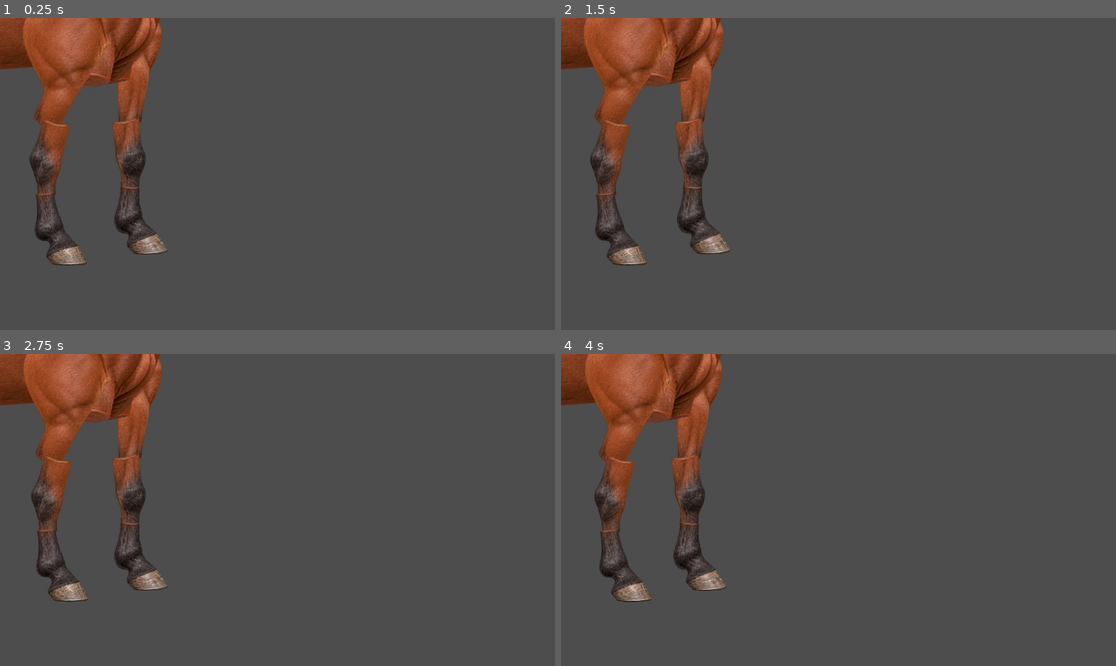
Above: before the commit, frames 1-4 (two rows, left to right).
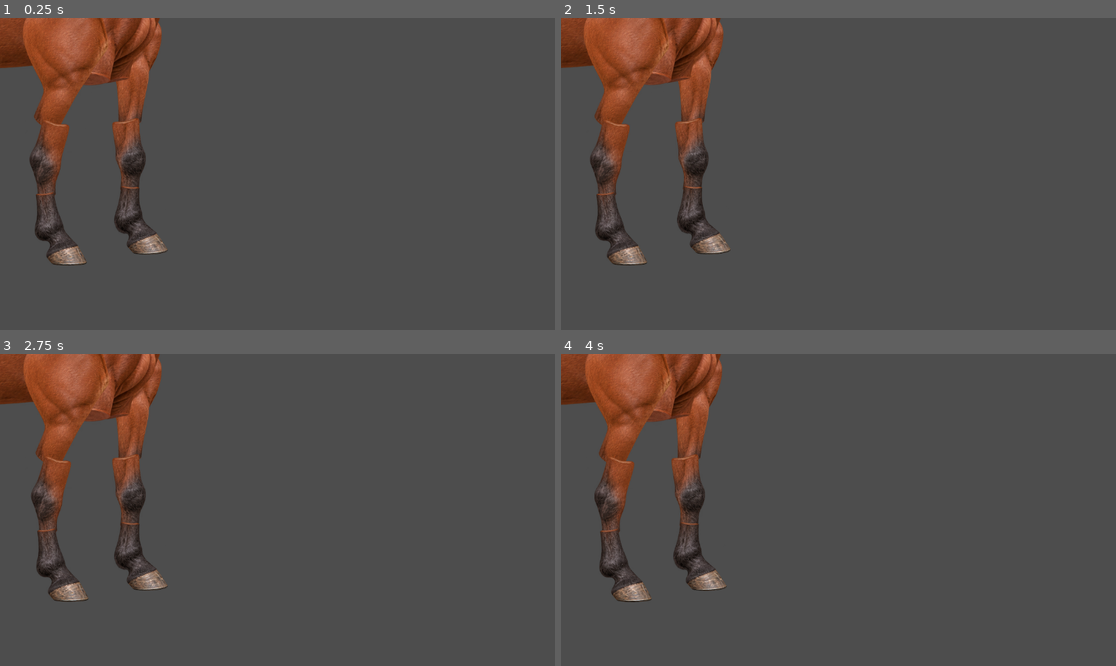
Above: after the commit, the same moments.

Repository: marceldubrig-hash/Pferd-und-Steve
Game: Godot game, scene res://scenes/horse_cutout_rig.tscn
Two runs of this game, one before a commit and one after it. Both use one fixed random seed, a clock stepped at 60 frames per second and the inputs below. This scene is started directly instead of the project's main scene.
Inputs (mouse positions are in pixels of both pictures, inside the frame that each line leads up to):
- Up to frame 1 (0.25 s): no input
- Up to frame 2 (1.5 s): move the mouse to (960, 158) at 0.52 s; click (960, 158) at 0.67 s; drag from (727, 189) to (810, 236) at 1.27 s
- Up to frame 3 (2.75 s): move the mouse to (333, 441) at 2.02 s; click (333, 441) at 2.17 s
- Up to frame 4 (4 s): drag from (810, 572) to (672, 463) at 2.77 s; move the mouse to (1005, 556) at 3.52 s; click (1005, 556) at 3.67 s

The runs differ from the first frame. In frame 1, 0.2% of the frame differs, in the area x 0-29%, y 0-22%; in frame 2, 0.2%; in frame 3, 0.1%; in frame 4, less than 0.1%.

Commit message:
Add subtle torso bob to walk test

Diff:
--- a/scenes/horse_cutout_rig.tscn
+++ b/scenes/horse_cutout_rig.tscn
@@ -304,6 +304,42 @@
 "update": 0,
 "values": [0.0]
 }
+tracks/12/type = "value"
+tracks/12/imported = false
+tracks/12/enabled = true
+tracks/12/path = NodePath("Body:position")
+tracks/12/interp = 1
+tracks/12/loop_wrap = true
+tracks/12/keys = {
+"times": PackedFloat32Array(0),
+"transitions": PackedFloat32Array(1),
+"update": 0,
+"values": [Vector2(-76.5412, -101.756)]
+}
+tracks/13/type = "value"
+tracks/13/imported = false
+tracks/13/enabled = true
+tracks/13/path = NodePath("HeadPivot:position")
+tracks/13/interp = 1
+tracks/13/loop_wrap = true
+tracks/13/keys = {
+"times": PackedFloat32Array(0),
+"transitions": PackedFloat32Array(1),
+"update": 0,
+"values": [Vector2(321.171, -194.253)]
+}
+tracks/14/type = "value"
+tracks/14/imported = false
+tracks/14/enabled = true
+tracks/14/path = NodePath("TailPivot:position")
+tracks/14/interp = 1
+tracks/14/loop_wrap = true
+tracks/14/keys = {
+"times": PackedFloat32Array(0),
+"transitions": PackedFloat32Array(1),
+"update": 0,
+"values": [Vector2(-449, -198)]
+}
 
 [sub_resource type="Animation" id="Animation_walk_test"]
 resource_name = "walk_test"
@@ -453,6 +489,42 @@
 "update": 0,
 "values": [0.0, -0.0349066, 0.0, 0.0523599, 0.0]
 }
+tracks/12/type = "value"
+tracks/12/imported = false
+tracks/12/enabled = true
+tracks/12/path = NodePath("Body:position")
+tracks/12/interp = 1
+tracks/12/loop_wrap = true
+tracks/12/keys = {
+"times": PackedFloat32Array(0, 0.3, 0.6, 0.9, 1.2),
+"transitions": PackedFloat32Array(1, 1, 1, 1, 1),
+"update": 0,
+"values": [Vector2(-76.5412, -101.756), Vector2(-76.5412, -104.756), Vector2(-76.5412, -99.756), Vector2(-76.5412, -103.756), Vector2(-76.5412, -101.756)]
+}
+tracks/13/type = "value"
+tracks/13/imported = false
+tracks/13/enabled = true
+tracks/13/path = NodePath("HeadPivot:position")
+tracks/13/interp = 1
+tracks/13/loop_wrap = true
+tracks/13/keys = {
+"times": PackedFloat32Array(0, 0.3, 0.6, 0.9, 1.2),
+"transitions": PackedFloat32Array(1, 1, 1, 1, 1),
+"update": 0,
+"values": [Vector2(321.171, -194.253), Vector2(321.171, -197.253), Vector2(321.171, -192.253), Vector2(321.171, -196.253), Vector2(321.171, -194.253)]
+}
+tracks/14/type = "value"
+tracks/14/imported = false
+tracks/14/enabled = true
+tracks/14/path = NodePath("TailPivot:position")
+tracks/14/interp = 1
+tracks/14/loop_wrap = true
+tracks/14/keys = {
+"times": PackedFloat32Array(0, 0.3, 0.6, 0.9, 1.2),
+"transitions": PackedFloat32Array(1, 1, 1, 1, 1),
+"update": 0,
+"values": [Vector2(-449, -198), Vector2(-449, -201), Vector2(-449, -196), Vector2(-449, -200), Vector2(-449, -198)]
+}
 
 [sub_resource type="AnimationLibrary" id="AnimationLibrary_walk"]
 _data = {
